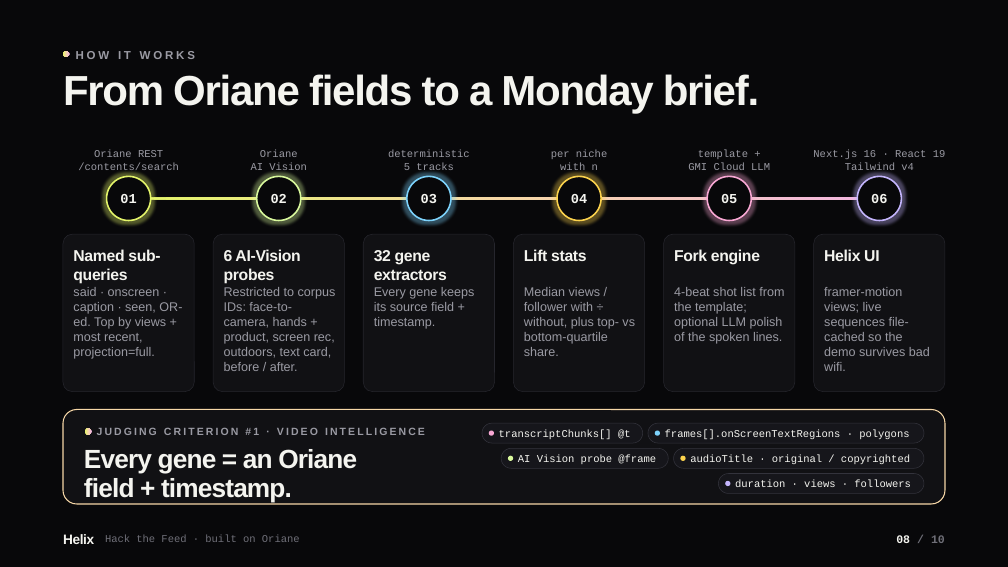
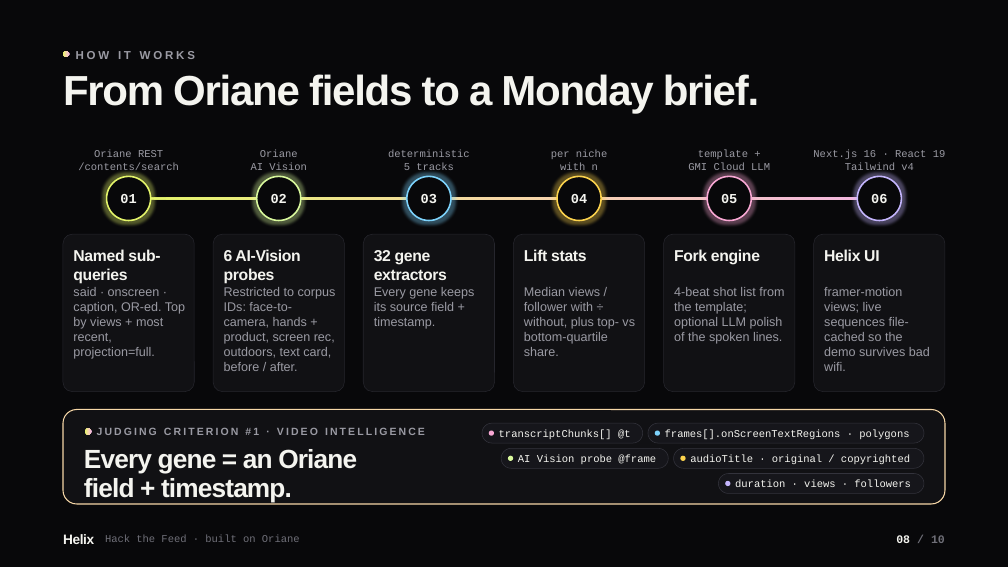
Before and after one commit to vnmoorthy/helix, a slide deck: slide 8 of deck/helix-deck.pptx. Drawn at 1008x567 pixels with LibreOffice and Linux fonts; fonts in the diff are those of the drawing; background and template pictures are left out. Boxes give left, top, right and bottom in pixels: in the first picture for what was removed or moved away, otherwise in the second. Text is boxed around its words. In the diff, an @@ line names an element or a change of style, - is before the commit and + after.

```diff
--- a/deck/helix-deck.pptx
+++ b/deck/helix-deck.pptx
@@ text at box(73, 287, 185, 359): text changed @@
-said · onscreen · caption · seen, OR-ed. Top by views + most recent, projection=full.
+said · onscreen · caption, OR-ed. Top by views + most recent, projection=full.
```
Also in this commit, not shown: 5 other slides changed, 2 other files.
